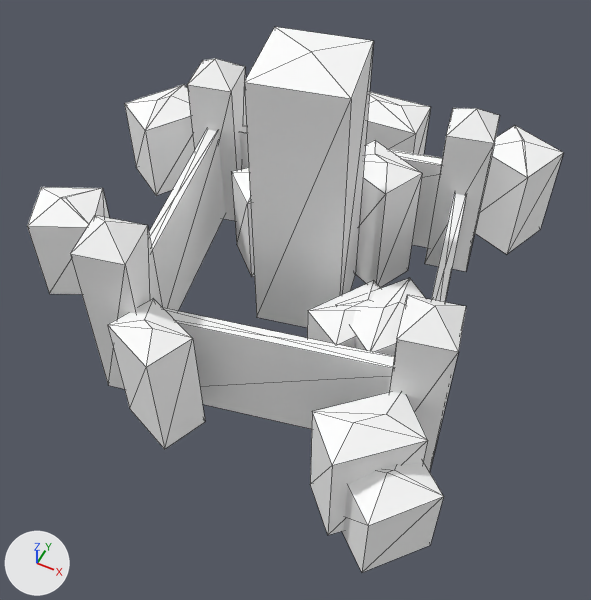
An edit to the glTF model games/yorimichi/assets/belmonte/meshes/SM_BM_BVV_Village_8.glb, drawn before and after from the same camera.
Before and after are seen from a 50 mm camera at (49.7, -104.9, 118.4) aimed at (1.0, -7.4, -3.4). Lighting does not change. The marker at lower left points along +X, +Y and +Z. The older version comes first. Mesh edges are drawn as thin lines. Vertices at exactly the same position are counted once.

The first picture shows 'SM_BM_BVV_Village_8'.
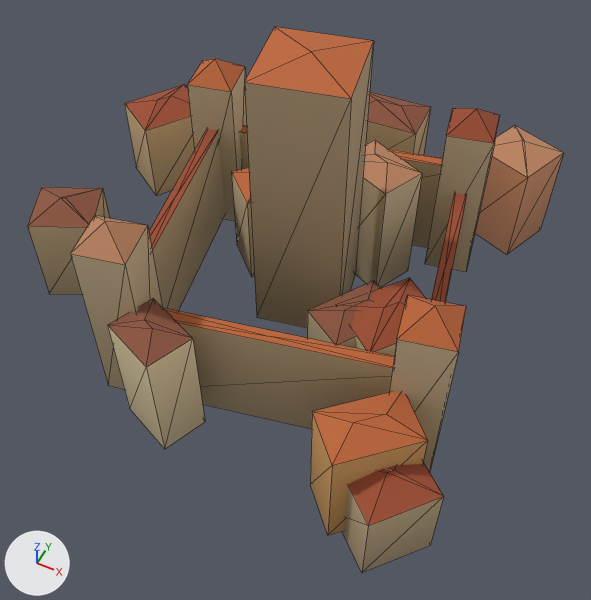
Where the change shows, as pixel boxes (x1, y1, x2, y2) in the pictures (591 x 600 px):
part 1 of me_sm_bvv_village_8, recoloured (white to beige): (27, 41, 563, 572) in both
part 2 of me_sm_bvv_village_8, recoloured: (27, 84, 500, 526) in both
part 3 of me_sm_bvv_village_8, recoloured: (70, 27, 563, 465) in both

Patch to the scene script:
```diff
--- a/games/yorimichi/assets/belmonte/meshes/SM_BM_BVV_Village_8.glb.py
+++ b/games/yorimichi/assets/belmonte/meshes/SM_BM_BVV_Village_8.glb.py
@@ me_sm_bvv_village_8 @@
 me_sm_bvv_village_8.from_pydata(...)  # 201 vertices, 276 faces; spans x -61.2..42.2, y -46.6..63.8, z -20.4..47.7
 # used by ob_sm_bm_bvv_village_8; location = (0.0, 0.0, 0.0)
+# me_sm_bvv_village_8 part 1: 164 faces centred in x -58.4..39.2, y -43.9..63.5, z -14.1..27.4 are repainted in the vertex colours; the middle colour goes from white #ffffff to beige #bead88
+# me_sm_bvv_village_8 part 2: 60 faces centred in x -55.5..36.3, y -41.1..61.4, z -0.8..21.1 are repainted in the vertex colours; the middle colour goes from white #ffffff to brown #9e4d30
+# me_sm_bvv_village_8 part 3: 52 faces centred in x -34.8..34.8, y -38.5..55.5, z -4.6..46.6 are repainted in the vertex colours; the middle colour goes from white #ffffff to orange #bd6638
 me_sm_bvv_village_8.materials.append(mat_bm_000_m_stone_069)
```
